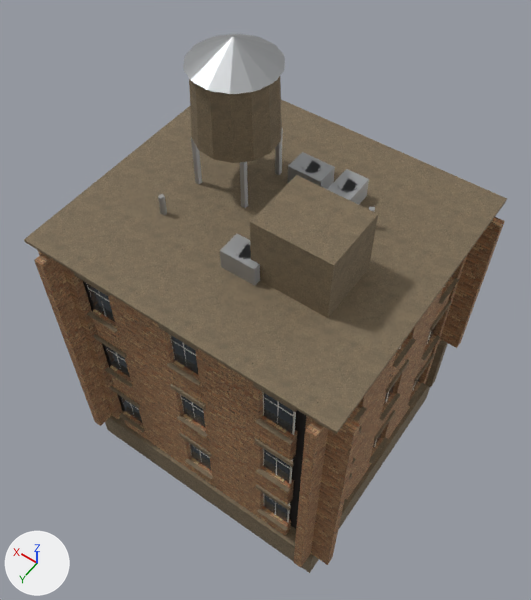
One commit to the glTF model public/maps/assets/models/brick-block-lod1.glb: the scene before it, then after it.
Before and after are seen from a 50 mm camera at (-9.0, 12.8, 27.0) aimed at (0.0, 0.3, 7.2). The axes (+X, +Y, +Z) are drawn at lower left. The lights are the same throughout. The first picture is the older version. Where no turn or scale is listed for an object, it has been applied to the vertices. Vertices at exactly the same position are counted once.

The scene before the commit, as lines of its bpy script (objects in view):
```python
me_brick_block_001 = bpy.data.meshes.new('brick-block.001')
me_brick_block_001.from_pydata(...)  # 2065 vertices, 2481 faces; spans x -6.0..6.0, y -5.1..5.1, z -8.5..8.5
# faces by material slot: [996, 943, 191, 70, 26, 255]
me_brick_block_001.materials.append(mat_wall_brick_wall_07)
me_brick_block_001.materials.append(mat_trim_brushed_concrete_t)
me_brick_block_001.materials.append(mat_frame_0_88_0_86_0_80)  # white #f1efe7
me_brick_block_001.materials.append(mat_window_glass)  # greyish blue #4b555d
me_brick_block_001.materials.append(mat_window_hole)  # black #2c2927
me_brick_block_001.materials.append(mat_roof_metal)  # grey #adafb1
ob_brick_block_001 = bpy.data.objects.new('brick-block.001', me_brick_block_001)
ob_brick_block_001.location = (0.35, 0.0, 7.48)
```
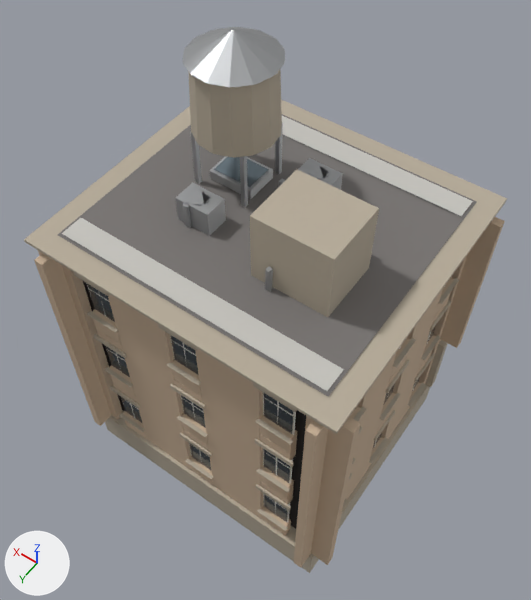
Where the newer file only moved an object's origin or applied its transform, the numbers keep the older frame.

Changed parts and their boxes (x1, y1, x2, y2) in the pictures (531 x 600 px; the box of a moved part takes in the faces that stretch with it):
'brick-block.001', reshaped: before (24, 33, 507, 573); after (24, 27, 507, 573)
part 1 of me_brick_block_001, moved or reshaped: before (189, 76, 282, 163); after (188, 70, 282, 157)
part 2 of me_brick_block_001, moved or reshaped: before (250, 175, 378, 318); after (250, 169, 379, 317)
part 3 of me_brick_block_001, moved or reshaped: before (338, 178, 357, 192); after (309, 166, 328, 179)
part 4 of me_brick_block_001, moved or reshaped: before (183, 33, 285, 94); after (182, 27, 285, 87)
part 5 of me_brick_block_001, moved or reshaped: before (287, 152, 335, 189); after (298, 158, 343, 190)
part 6 of me_brick_block_001, moved or reshaped: before (220, 234, 260, 286); after (175, 182, 226, 236)
part 7 of me_brick_block_001, moved or reshaped (not visible before): after (183, 203, 191, 228)
part 8 of me_brick_block_001, moved or reshaped: before (275, 128, 283, 175); after (275, 122, 283, 175)
part 9 of me_brick_block_001, moved or reshaped: before (240, 162, 248, 208); after (239, 156, 248, 207)
part 10 of me_brick_block_001, moved or reshaped: before (191, 137, 202, 184); after (190, 132, 202, 184)
part 11 of me_brick_block_001, moved or reshaped: before (184, 34, 285, 94); after (183, 27, 285, 87)
part 12 of me_brick_block_001, added: after (210, 156, 273, 199)
part 13 of me_brick_block_001, deleted: before (158, 160, 375, 259)
part 14 of me_brick_block_001, built on: after (58, 114, 477, 397)
part 15 of me_brick_block_001, moved or reshaped (mostly hidden): before (373, 383, 395, 448); after (373, 384, 395, 448)
part 16 of me_brick_block_001, moved or reshaped: before (194, 447, 276, 515); after (130, 403, 288, 511)
part 17 of me_brick_block_001, recoloured (lighter): (34, 217, 505, 567) in both
part 18 of me_brick_block_001, recoloured: (24, 100, 507, 573) in both

The change, as a list of edits to the scene's bpy script:
```text
Add mat_trim_brushed_concrete_t_lod:
    mat_trim_brushed_concrete_t_lod = principled_material('trim-brushed_concrete-t-lod')
    mat_trim_brushed_concrete_t_lod.base_color = (0.468, 0.408, 0.318)  # grey #b6ab99
    mat_trim_brushed_concrete_t_lod.roughness = 0.8
Add mat_wall_brick_wall_07_lod:
    mat_wall_brick_wall_07_lod = principled_material('wall-brick_wall_07-lod')
    mat_wall_brick_wall_07_lod.base_color = (0.601, 0.453, 0.318)  # beige #ccb399
    mat_wall_brick_wall_07_lod.roughness = 0.8
Change me_brick_block_001:
    remove me_brick_block_001.from_pydata(...)  # 2065 vertices, 2481 faces; spans x -6.0..6.0, y -5.1..5.1, z -8.5..8.5
    add me_brick_block_001.from_pydata(...)  # 2102 vertices, 2512 faces; spans x -6.0..6.0, y -5.1..5.1, z -8.5..8.7
    me_brick_block_001 part 1: the loose piece of 30 vertices spanning x 0.2..2.9, y -2.2..0.5, z 5.3..7.7 is moved by (0.0, 0.0, 0.2), in mat_trim_brushed_concrete_t_lod (grey #b6ab99)
    me_brick_block_001 part 2: the loose piece of 8 vertices spanning x -3.8..-1.2, y 0.0..2.2, z 3.3..5.7 is moved by (0.0, 0.0, 0.2), in mat_trim_brushed_concrete_t_lod (grey #b6ab99)
    me_brick_block_001 part 3: the loose piece of 15 vertices spanning x -2.1..-1.5, y -2.2..-1.6, z 4.2 is moved by (0.9, 0.2, 0.2)
    me_brick_block_001 part 4: the loose piece of 19 vertices spanning x 0.1..2.9, y -2.3..0.5, z 7.7..8.5 is moved by (0.0, 0.0, 0.2)
    me_brick_block_001 part 5: the loose piece of 8 vertices spanning x -1.1..0.1, y -2.4..-1.6, z 3.3..4.2 is moved by (-0.5, 0.3, 0.2)
    me_brick_block_001 part 6: the loose piece of 8 vertices spanning x -1.5..-0.3, y 1.6..2.4, z 3.3..4.2 is moved by (2.2, -0.7, 0.2)
    me_brick_block_001 part 7: the loose piece of 10 vertices spanning x -1.9..-1.7, y -1.8..-1.6, z 3.3..4.2 is moved by (3.3, 3.4, 0.2)
    me_brick_block_001 part 8: the loose piece of 8 vertices spanning x 0.5..0.7, y -1.8..-1.7, z 3.3..5.3 is moved by (0.0, 0.0, 0.2)
    me_brick_block_001 part 9: the loose piece of 8 vertices spanning x 0.5..0.7, y 0.0..0.1, z 3.3..5.3 is moved by (0.0, 0.0, 0.2)
    me_brick_block_001 part 10: the loose piece of 8 vertices spanning x 2.3..2.5, y 0.0..0.1, z 3.3..5.3 is moved by (0.0, 0.0, 0.2)
    me_brick_block_001 part 11: the loose piece of 14 vertices spanning x 0.1..2.9, y -2.2..0.5, z 7.7 is moved by (0.0, 0.0, 0.2)
    me_brick_block_001 part 12: a new loose piece, a box spanning x 0.6..2.19, y -1.45..-0.26, z 3.52..3.87, in mat_skylight_frame (light grey #c4c5c7)
    me_brick_block_001 part 13: 6 loose pieces with 68 vertices, spanning x -3.0..2.5, y -2.5..2.3, z 3.3..4.2, are deleted
    me_brick_block_001 part 14: 5 vertices moved within x 4.5..6.0, y -0.7..0.5, z -4.2..-0.9; 8 vertices removed from x -5.2..4.5, y -0.6..0.6, z -4.2..2.4; 87 vertices added at x -5.2..4.5, y -4.2..4.2, z -4.2..4.4
    me_brick_block_001 part 15: 6 vertices moved within x -5.2, y -0.5..0.5, z -4.9..-0.9; 4 vertices removed from x -5.2, y -0.6..0.6, z -4.2..-0.9; 4 vertices added at x -5.2, y -0.5..0.5, z -4.2..-0.9
    me_brick_block_001 part 16: 3 vertices moved from x -3.7..-0.9, y 4.4, z -5.9..-4.9 to x -4.2..0.1, y 4.4, z -4.9..-4.2; 1 vertex added at x 3.0, y 4.4, z -5.9
    me_brick_block_001 part 17: 996 faces spanning x -6.0..5.3, y -5.1..5.1, z -6.9..3.0 switch from mat_wall_brick_wall_07 to mat_wall_brick_wall_07_lod (beige #ccb399)
    me_brick_block_001 part 18: 888 faces spanning x -5.8..5.1, y -4.9..4.9, z -8.5..3.5 switch from mat_trim_brushed_concrete_t to mat_trim_brushed_concrete_t_lod (grey #b6ab99)
    other edits to the shape of me_brick_block_001 do not show in these pictures
    add me_brick_block_001.materials.append(mat_roof_bitumen_lod)  # grey #777371
    add me_brick_block_001.materials.append(mat_roof_gravel_floor_02_lod)  # light grey #c6c4bf
    add me_brick_block_001.materials.append(mat_skylight)  # greyish blue #7c8b95
    add me_brick_block_001.materials.append(mat_skylight_frame)  # light grey #c4c5c7
```
